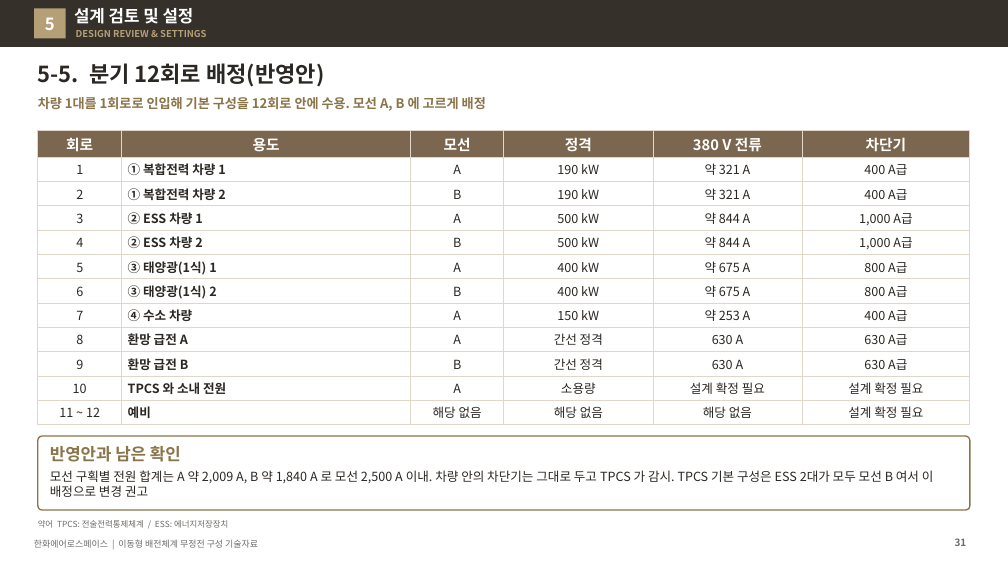
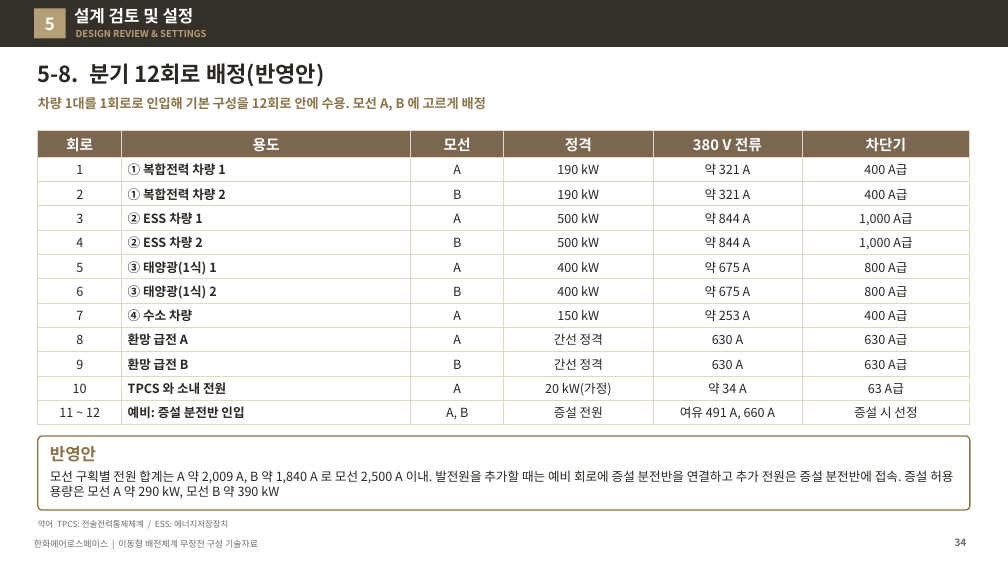
Before and after one commit to byunjd112-hue/headroom, a slide deck: slide 34 of mobile_ems/docs/out/IFPS_이동형배전체계_무정전구성_기술자료_Rev72.pptx (slide 31 before the commit). Drawn at 1008x567 pixels with LibreOffice and Linux fonts; fonts in the diff are those of the drawing. Boxes give left, top, right and bottom in pixels: in the first picture for what was removed or moved away, otherwise in the second. Text is boxed around its words. In the diff, an @@ line names an element or a change of style, - is before the commit and + after.

```diff
--- a/mobile_ems/docs/out/IFPS_이동형배전체계_무정전구성_기술자료_Rev72.pptx
+++ b/mobile_ems/docs/out/IFPS_이동형배전체계_무정전구성_기술자료_Rev72.pptx
@@ title at (38, 63, 324, 87): text changed @@
-5-5. 분기 12회로 배정(반영안)
+5-8. 분기 12회로 배정(반영안)
@@ table at (38, 130, 969, 423) @@
-row 11: 10 | TPCS 와 소내 전원 | A | 소용량 | 설계 확정 필요 | 설계 확정 필요
+row 11: 10 | TPCS 와 소내 전원 | A | 20 kW(가정) | 약 34 A | 63 A급
-row 12: 11 ~ 12 | 예비 | 해당 없음 | 해당 없음 | 해당 없음 | 설계 확정 필요
+row 12: 11 ~ 12 | 예비: 증설 분전반 인입 | A, B | 증설 전원 | 여유 491 A, 660 A | 증설 시 선정
@@ text at (50, 446, 96, 462): text changed @@
-반영안과 남은 확인
+반영안
@@ text at (50, 470, 953, 498): text changed @@
-모선 구획별 전원 합계는 A 약 2,009 A, B 약 1,840 A 로 모선 2,500 A 이내. 차량 안의 차단기는 그대로 두고 TPCS 가 감시. TPCS 기본 구성은 ESS 2대가 모두 모선 B 여서 이 배정으로 변경 권고
+모선 구획별 전원 합계는 A 약 2,009 A, B 약 1,840 A 로 모선 2,500 A 이내. 발전원을 추가할 때는 예비 회로에 증설 분전반을 연결하고 추가 전원은 증설 분전반에 접속. 증설 허용 용량은 모선 A 약 290 kW, 모선 B 약 390 kW
@@ page number at (955, 538, 967, 546): text changed @@
-31
+34
```
Also in this commit, not shown: 21 other slides changed, 6 slides added, 6 other files.
